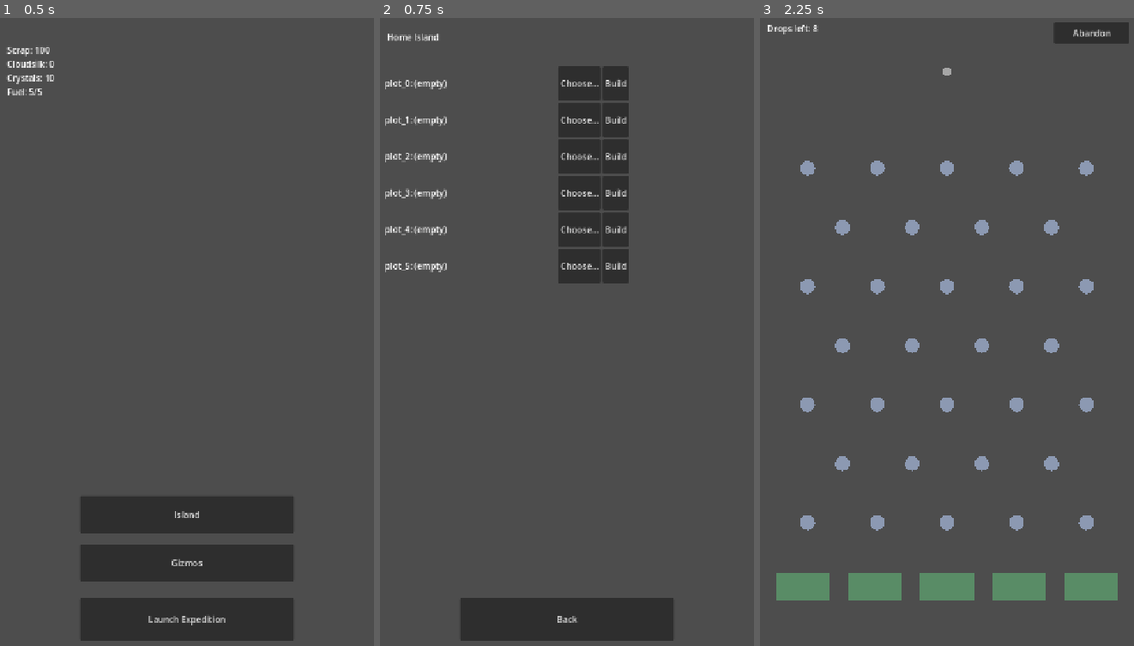
Above: before the commit, frames 1-3 (left to right).
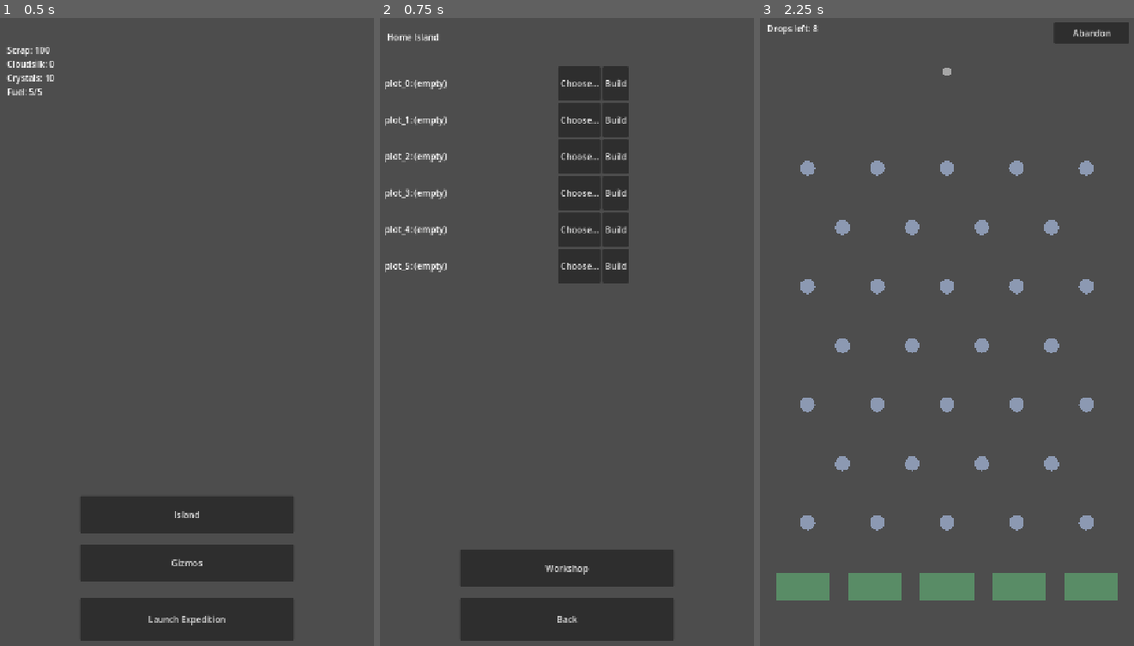
Above: after the commit, the same moments.

Repository: Graydyn/windfall-isle
Game: Godot game, scene res://game/main.tscn
The game is run twice, just before and just after one commit, with the same random seed, the same clock (stepped at 60 frames per second) and the same inputs.
Inputs:
- Up to frame 1 (0.5 s): no input
- Up to frame 2 (0.75 s): click "Island" at 0.5 s
- Up to frame 3 (2.25 s): click "Back" at 1.25 s; click "Launch Expedition" at 2 s

Frame 1 is identical in both runs. In frame 2, 3.3% of the frame differs, in the area x 21-79%, y 84-91%; in frame 3, nothing differs.

Commit message:
feat: add workshop screen crafting gizmo levels
Co-Authored-By: Claude Fable 5 <noreply@anthropic.com>

Diff:
--- a/game/base/island_screen.gd
+++ b/game/base/island_screen.gd
@@ -10,6 +10,7 @@
 
 
 func _ready() -> void:
+	$WorkshopButton.pressed.connect(_on_workshop_pressed)
 	$BackButton.pressed.connect(_on_back_pressed)
 	$RefreshTimer.timeout.connect(_rebuild)
 	_rebuild()
@@ -126,6 +127,11 @@
 	_rebuild()
 
 
+func _on_workshop_pressed() -> void:
+	GameState.save_game()
+	get_tree().change_scene_to_file("res://game/base/workshop_screen.tscn")
+
+
 func _on_back_pressed() -> void:
 	GameState.save_game()
 	get_tree().change_scene_to_file("res://game/main.tscn")
--- a/game/base/island_screen.tscn
+++ b/game/base/island_screen.tscn
@@ -25,6 +25,13 @@
 wait_time = 1.0
 autostart = true
 
+[node name="WorkshopButton" type="Button" parent="."]
+offset_left = 160.0
+offset_top = 990.0
+offset_right = 560.0
+offset_bottom = 1060.0
+text = "Workshop"
+
 [node name="BackButton" type="Button" parent="."]
 offset_left = 160.0
 offset_top = 1080.0
--- /dev/null
+++ b/game/base/workshop_screen.gd
@@ -0,0 +1,65 @@
+extends Control
+## Workshop crafting (spec 4.1): craft duplicates of owned gizmos; a finished
+## craft merges into a level (spec 3.3). Dumb UI over CraftModel.
+
+@onready var rows: VBoxContainer = $Rows
+@onready var slots_label: Label = $SlotsLabel
+
+
+func _ready() -> void:
+	$BackButton.pressed.connect(_on_back_pressed)
+	$RefreshTimer.timeout.connect(_rebuild)
+	_rebuild()
+
+
+func _rebuild() -> void:
+	for child in rows.get_children():
+		child.queue_free()
+	var now := TimeUtil.now()
+	var slots := CraftModel.craft_slots(GameState.data["island"])
+	slots_label.text = "Workshop Lv %d: crafting %d/%d" % [slots, CraftModel.active_crafts(TimerService), maxi(slots, 0)] \
+		if slots > 0 else "Build a Workshop on the island to craft"
+	var owned: Dictionary = GameState.data["gizmos"]["owned"]
+	for gizmo_id in owned:
+		var row := HBoxContainer.new()
+		row.custom_minimum_size = Vector2(0, 56)
+		var def: Dictionary = (DataDefs.gizmos["defs"] as Dictionary).get(String(gizmo_id), {})
+		var label := Label.new()
+		label.custom_minimum_size = Vector2(360, 0)
+		label.text = "%s Lv %d" % [String(def.get("name", gizmo_id)), int(owned[gizmo_id])]
+		row.add_child(label)
+		var timer_id := "craft_" + String(gizmo_id)
+		if TimerService.active_timers().has(timer_id):
+			if TimerService.is_done(timer_id, now):
+				var collect := Button.new()
+				collect.text = "Collect!"
+				collect.pressed.connect(_on_collect_pressed.bind(String(gizmo_id)))
+				row.add_child(collect)
+			else:
+				label.text += "  (%ds)" % TimerService.remaining(timer_id, now)
+		else:
+			var craft := Button.new()
+			craft.text = "Craft"
+			craft.pressed.connect(_on_craft_pressed.bind(String(gizmo_id)))
+			row.add_child(craft)
+		rows.add_child(row)
+
+
+func _on_craft_pressed(gizmo_id: String) -> void:
+	if CraftModel.start_craft(GameState.data, DataDefs.gizmos, Economy, TimerService, gizmo_id, TimeUtil.now()):
+		GameState.save_game()
+	_rebuild()
+
+
+func _on_collect_pressed(gizmo_id: String) -> void:
+	var payload := TimerService.collect("craft_" + gizmo_id, TimeUtil.now())
+	if payload.is_empty():
+		return
+	CraftModel.complete_craft(GameState.data, payload)
+	GameState.save_game()
+	_rebuild()
+
+
+func _on_back_pressed() -> void:
+	GameState.save_game()
+	get_tree().change_scene_to_file("res://game/base/island_screen.tscn")
--- /dev/null
+++ b/game/base/workshop_screen.tscn
@@ -0,0 +1,33 @@
+[gd_scene load_steps=2 format=3]
+
+[ext_resource type="Script" path="res://game/base/workshop_screen.gd" id="1_ws"]
+
+[node name="WorkshopScreen" type="Control"]
+anchors_preset = 15
+anchor_right = 1.0
+anchor_bottom = 1.0
+script = ExtResource("1_ws")
+
+[node name="SlotsLabel" type="Label" parent="."]
+offset_left = 24.0
+offset_top = 24.0
+offset_right = 660.0
+offset_bottom = 64.0
+text = "Workshop"
+
+[node name="Rows" type="VBoxContainer" parent="."]
+offset_left = 20.0
+offset_top = 90.0
+offset_right = 700.0
+offset_bottom = 900.0
+
+[node name="RefreshTimer" type="Timer" parent="."]
+wait_time = 1.0
+autostart = true
+
+[node name="BackButton" type="Button" parent="."]
+offset_left = 160.0
+offset_top = 1080.0
+offset_right = 560.0
+offset_bottom = 1160.0
+text = "Back to Island"
--- /dev/null
+++ b/tests/test_workshop_screen.gd
@@ -0,0 +1,43 @@
+extends GutTest
+
+const WorkshopScene := preload("res://game/base/workshop_screen.tscn")
+const TEST_SAVE := "user://test_workshop_screen.json"
+
+var screen
+
+
+func before_each() -> void:
+	GameState._io = SaveIO.new(TEST_SAVE)
+	GameState.data = SaveSchema.default_data(DataDefs.economy, DataDefs.gizmos)
+	GameState.data["currencies"]["scrap"] = 5000
+	GameState.data["island"]["plots"]["plot_0"] = {"building": "workshop", "level": 1}
+	screen = add_child_autofree(WorkshopScene.instantiate())
+	await wait_physics_frames(1)
+
+func after_all() -> void:
+	var dir := DirAccess.open("user://")
+	for f in ["test_workshop_screen.json", "test_workshop_screen.json.tmp", "test_workshop_screen.json.bak"]:
+		if dir.file_exists(f):
+			dir.remove(f)
+	GameState._io = SaveIO.new()
+	GameState.load_game(DataDefs.economy, TimeUtil.now(), DataDefs.gizmos, DataDefs.buildings)
+
+
+func test_one_row_per_owned_gizmo() -> void:
+	assert_eq(screen.get_node("Rows").get_child_count(), 8, "all eight starters owned")
+
+func test_craft_starts_through_model() -> void:
+	screen._on_craft_pressed("wind_fan")
+	assert_true(TimerService.active_timers().has("craft_wind_fan"))
+	assert_eq(Economy.balance("scrap"), 5000 - 80)
+
+func test_collect_merges_level() -> void:
+	screen._on_craft_pressed("wind_fan")
+	TimerService._state.data["timers"]["craft_wind_fan"]["ends_at"] = 0
+	screen._on_collect_pressed("wind_fan")
+	assert_eq(int(GameState.data["gizmos"]["owned"]["wind_fan"]), 2)
+
+func test_no_workshop_blocks_crafting() -> void:
+	GameState.data["island"]["plots"].clear()
+	screen._on_craft_pressed("wind_fan")
+	assert_false(TimerService.active_timers().has("craft_wind_fan"))
Not shown, added: game/base/workshop_screen.gd.uid
Not shown, added: tests/test_workshop_screen.gd.uid
